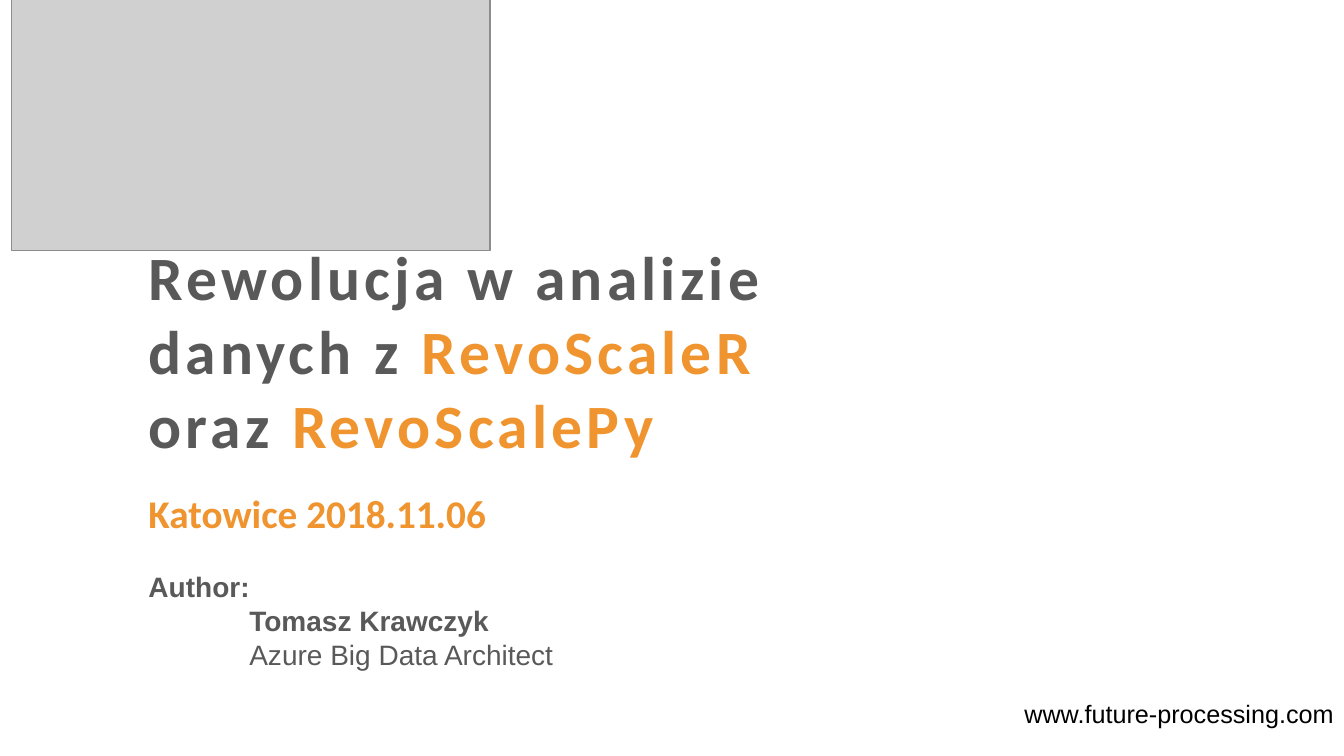
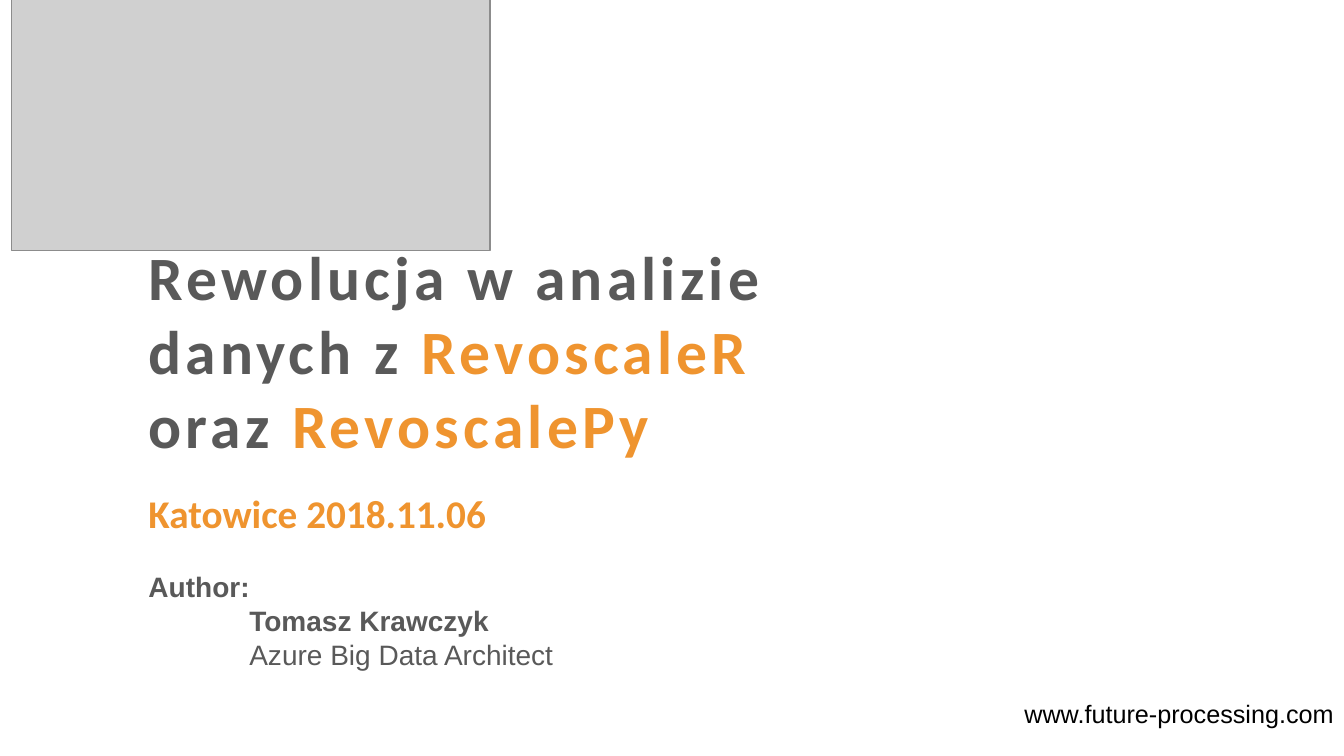
Before and after one commit to cloud4yourdata/demos, a slide deck: slide 1 of 4DevKatowice2018/MLRevoscale/RevolutionInAnalyticsWitRevoscale.pptx. Drawn at 1344x756 pixels with LibreOffice and Linux fonts; fonts in the diff are those of the drawing; grey boxes stand for pictures; background and template pictures are left out. Boxes give left, top, right and bottom in pixels: in the first picture for what was removed or moved away, otherwise in the second. Text is boxed around its words. In the diff, an @@ line names an element or a change of style, - is before the commit and + after.

```diff
--- a/4DevKatowice2018/MLRevoscale/RevolutionInAnalyticsWitRevoscale.pptx
+++ b/4DevKatowice2018/MLRevoscale/RevolutionInAnalyticsWitRevoscale.pptx
@@ text at (148,249,759,458): text changed @@
-Rewolucja w analizie danych z RevoScaleR
-oraz RevoScalePy
+Rewolucja w analizie danych z RevoscaleR
+oraz RevoscalePy
```
Also in this commit, not shown: 9 other slides changed, 1 slide added, 29 other files.
